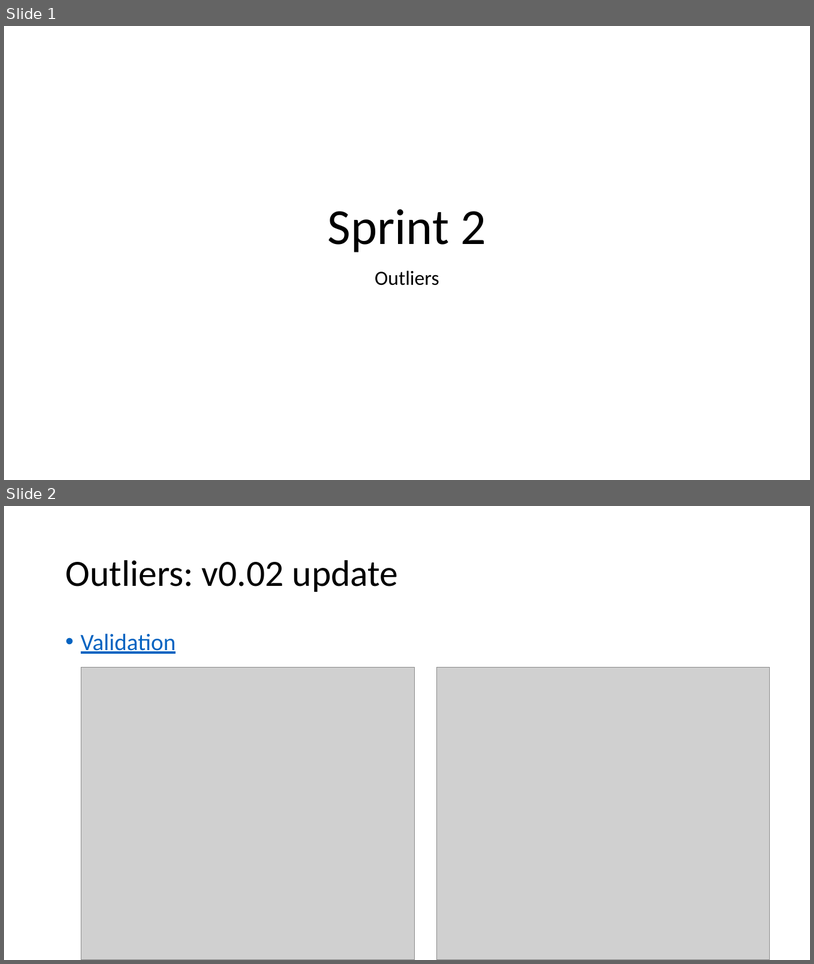
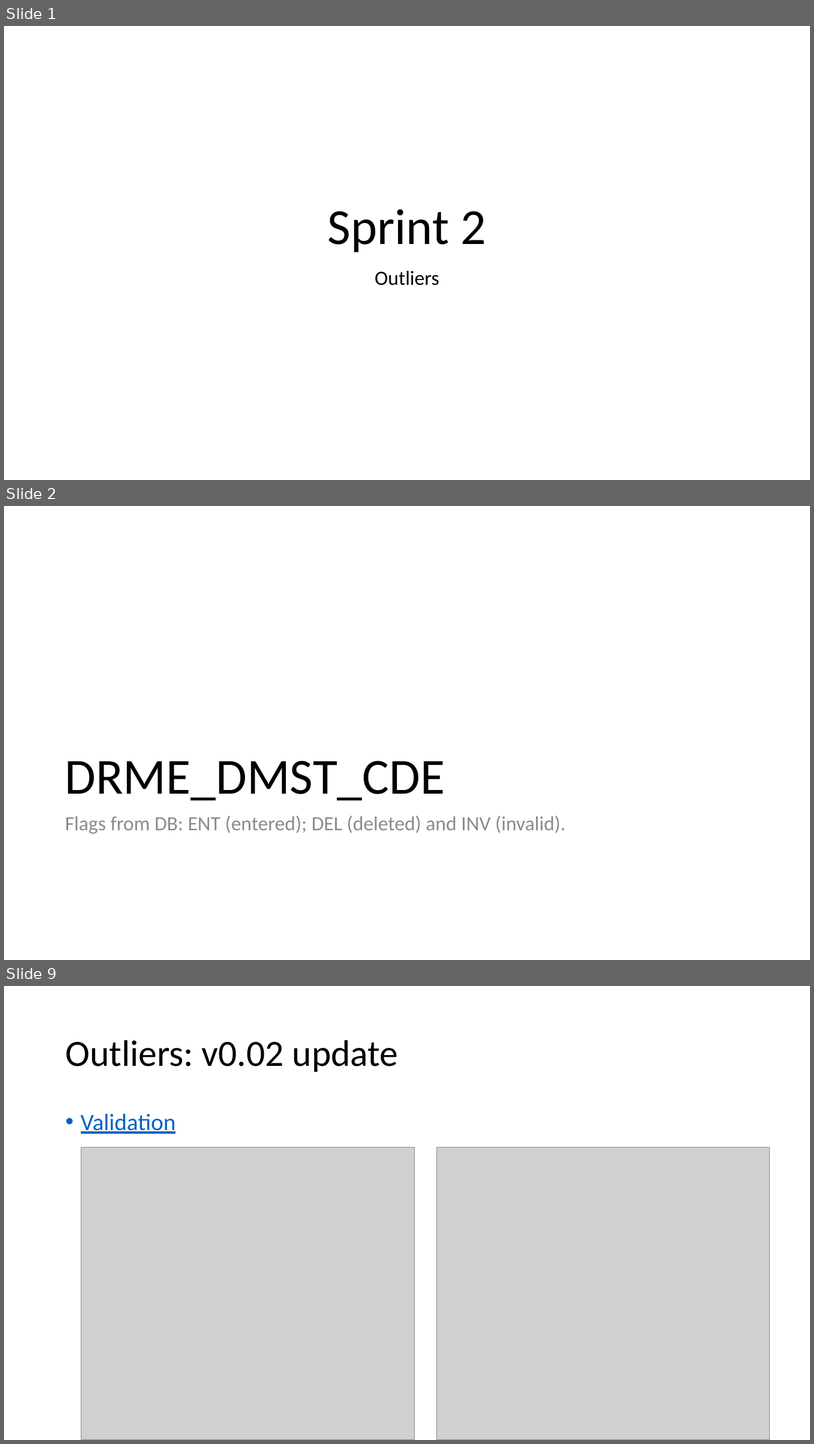
Before and after one commit to DOV-Vlaanderen/groundwater-logger-validation, a slide deck: presentation/groundwater_followup.pptx. Shown one above the other, each under a label of ours: slides 1 and 2 before the commit, slides 1, 2 and 9 after it; the slides between them are not shown. The pictures are 814x964 and 814x1444 pixels, drawn with LibreOffice and Linux fonts; fonts in the diff are those of the drawing; grey boxes stand for pictures. Boxes give left, top, right and bottom in pixels: in the first picture for what was removed or moved away, otherwise in the second. Text is boxed around its words. In the diff, an @@ line names an element or a change of style, - is before the commit and + after.

Commit message:
updated with DRME_DMST_CDE

```diff
--- a/presentation/groundwater_followup.pptx
+++ b/presentation/groundwater_followup.pptx
@@ slide 2 added at (4, 506, 810, 960), background #FFFFFF @@
@@ title added at (65, 760, 445, 801), 60 pt, text #000000 @@
+DRME_DMST_CDE
@@ text added at (65, 815, 566, 834), 24 pt, text #8C8C8C @@
+Flags from DB: ENT (entered); DEL (deleted) and INV (invalid).
@@ what was slide 2 is now slide 9 @@
```
Also in this commit, not shown: 7 other slides added.
